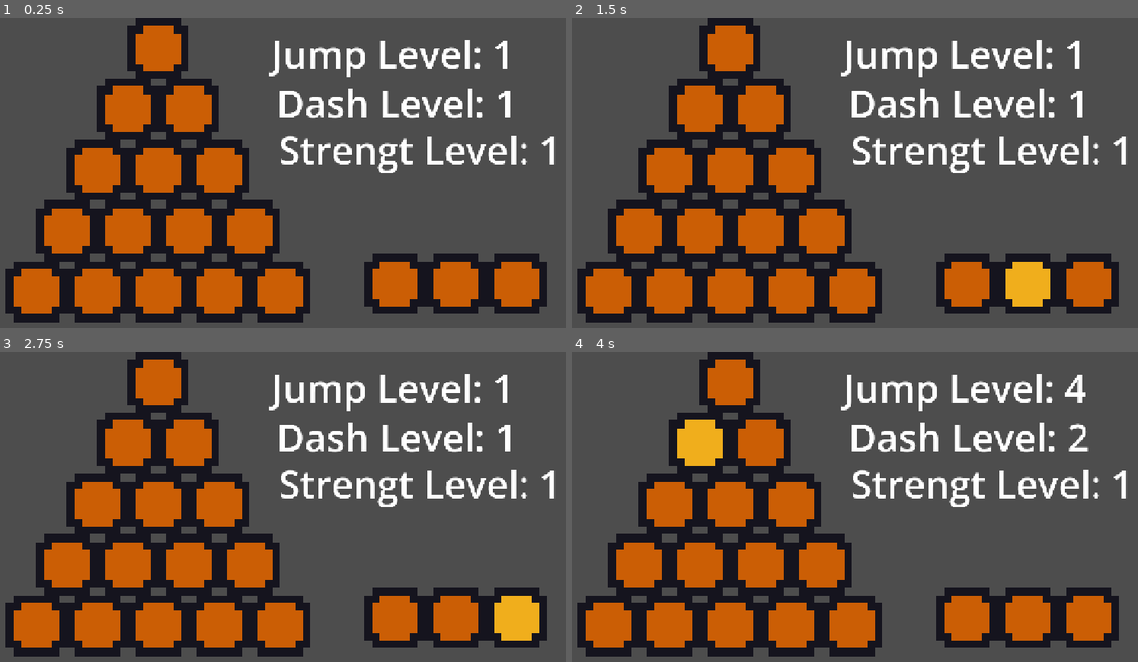
Above: before the commit, frames 1-4 (two rows, left to right).
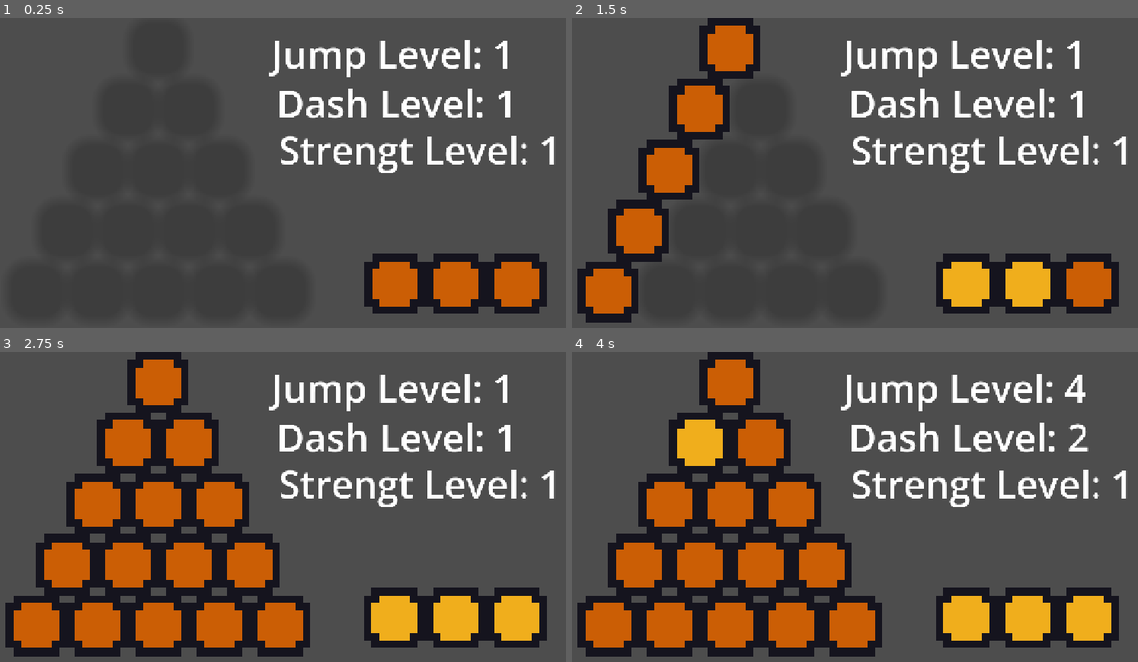
Above: after the commit, the same moments.

Repository: iboobey/coloor
Game: Godot game, scene res://scenes/skill_tree.tscn
Same seed, same stepped clock (60 frames per second), same inputs: the game is played once before the commit and once after it. The project has no main scene, so this scene is started directly.
Inputs (mouse positions are in pixels of both pictures, inside the frame that each line leads up to):
- Up to frame 1 (0.25 s): no input
- Up to frame 2 (1.5 s): click (962, 284) at 0.5 s; click (1024, 281) at 1.25 s
- Up to frame 3 (2.75 s): click (520, 615) at 2 s
- Up to frame 4 (4 s): click (730, 383) at 2.75 s; click (702, 441) at 3.5 s

The runs differ from the first frame. In frame 1, 30% of the frame differs, in the area x 0-55%, y 0-99%; in frame 2, 21%; in frame 3, 2.1%; in frame 4, 3.1%.

Commit message:
Progressed Skill Tree

Diff:
--- a/project.godot
+++ b/project.godot
@@ -11,7 +11,7 @@
 [application]
 
 config/name="Coloor"
-config/features=PackedStringArray("4.8", "GL Compatibility")
+config/features=PackedStringArray("4.7", "GL Compatibility")
 config/icon="res://icon.svg"
 
 [display]
--- a/scenes/skill_tree.tscn
+++ b/scenes/skill_tree.tscn
@@ -28,6 +28,7 @@
 theme_override_constants/separation = 0
 
 [node name="Row5Button1" type="Button" parent="SkillTree/ButtonArrangement/Row5" unique_id=1574208358]
+unique_name_in_owner = true
 custom_minimum_size = Vector2(8, 8)
 custom_maximum_size = Vector2(8, 8)
 layout_mode = 2
@@ -42,6 +43,7 @@
 theme_override_constants/separation = 0
 
 [node name="Row4Button1" type="Button" parent="SkillTree/ButtonArrangement/Row4" unique_id=869472832]
+unique_name_in_owner = true
 custom_minimum_size = Vector2(8, 8)
 custom_maximum_size = Vector2(8, 8)
 layout_mode = 2
@@ -51,6 +53,7 @@
 button_group = ExtResource("2_a302t")
 
 [node name="Row4Button2" type="Button" parent="SkillTree/ButtonArrangement/Row4" unique_id=1881124604]
+unique_name_in_owner = true
 custom_minimum_size = Vector2(8, 8)
 custom_maximum_size = Vector2(8, 8)
 layout_mode = 2
@@ -65,6 +68,7 @@
 theme_override_constants/separation = 0
 
 [node name="Row3Button1" type="Button" parent="SkillTree/ButtonArrangement/Row3" unique_id=1110575212]
+unique_name_in_owner = true
 custom_minimum_size = Vector2(8, 8)
 custom_maximum_size = Vector2(8, 8)
 layout_mode = 2
@@ -74,6 +78,7 @@
 button_group = ExtResource("2_a302t")
 
 [node name="Row3Button2" type="Button" parent="SkillTree/ButtonArrangement/Row3" unique_id=1689611552]
+unique_name_in_owner = true
 custom_minimum_size = Vector2(8, 8)
 custom_maximum_size = Vector2(8, 8)
 layout_mode = 2
@@ -83,6 +88,7 @@
 button_group = ExtResource("2_a302t")
 
 [node name="Row3Button3" type="Button" parent="SkillTree/ButtonArrangement/Row3" unique_id=276599803]
+unique_name_in_owner = true
 custom_minimum_size = Vector2(8, 8)
 custom_maximum_size = Vector2(8, 8)
 layout_mode = 2
@@ -97,6 +103,7 @@
 theme_override_constants/separation = 0
 
 [node name="Row2Button1" type="Button" parent="SkillTree/ButtonArrangement/Row2" unique_id=1437143242]
+unique_name_in_owner = true
 custom_minimum_size = Vector2(8, 8)
 custom_maximum_size = Vector2(8, 8)
 layout_mode = 2
@@ -106,6 +113,7 @@
 button_group = ExtResource("2_a302t")
 
 [node name="Row2Button2" type="Button" parent="SkillTree/ButtonArrangement/Row2" unique_id=406661320]
+unique_name_in_owner = true
 custom_minimum_size = Vector2(8, 8)
 custom_maximum_size = Vector2(8, 8)
 layout_mode = 2
@@ -115,6 +123,7 @@
 button_group = ExtResource("2_a302t")
 
 [node name="Row2Button3" type="Button" parent="SkillTree/ButtonArrangement/Row2" unique_id=915088637]
+unique_name_in_owner = true
 custom_minimum_size = Vector2(8, 8)
 custom_maximum_size = Vector2(8, 8)
 layout_mode = 2
@@ -124,6 +133,7 @@
 button_group = ExtResource("2_a302t")
 
 [node name="Row2Button4" type="Button" parent="SkillTree/ButtonArrangement/Row2" unique_id=308257235]
+unique_name_in_owner = true
 custom_minimum_size = Vector2(8, 8)
 custom_maximum_size = Vector2(8, 8)
 layout_mode = 2
@@ -138,6 +148,7 @@
 theme_override_constants/separation = 0
 
 [node name="Row1Button1" type="Button" parent="SkillTree/ButtonArrangement/Row1" unique_id=1315318979]
+unique_name_in_owner = true
 custom_minimum_size = Vector2(8, 8)
 custom_maximum_size = Vector2(8, 8)
 layout_mode = 2
@@ -147,6 +158,7 @@
 button_group = ExtResource("2_a302t")
 
 [node name="Row1Button2" type="Button" parent="SkillTree/ButtonArrangement/Row1" unique_id=1889585837]
+unique_name_in_owner = true
 custom_minimum_size = Vector2(8, 8)
 custom_maximum_size = Vector2(8, 8)
 layout_mode = 2
@@ -156,6 +168,7 @@
 button_group = ExtResource("2_a302t")
 
 [node name="Row1Button3" type="Button" parent="SkillTree/ButtonArrangement/Row1" unique_id=1032553454]
+unique_name_in_owner = true
 custom_minimum_size = Vector2(8, 8)
 custom_maximum_size = Vector2(8, 8)
 layout_mode = 2
@@ -165,6 +178,7 @@
 button_group = ExtResource("2_a302t")
 
 [node name="Row1Button4" type="Button" parent="SkillTree/ButtonArrangement/Row1" unique_id=427892921]
+unique_name_in_owner = true
 custom_minimum_size = Vector2(8, 8)
 custom_maximum_size = Vector2(8, 8)
 layout_mode = 2
@@ -174,6 +188,7 @@
 button_group = ExtResource("2_a302t")
 
 [node name="Row1Button5" type="Button" parent="SkillTree/ButtonArrangement/Row1" unique_id=1420800624]
+unique_name_in_owner = true
 custom_minimum_size = Vector2(8, 8)
 custom_maximum_size = Vector2(8, 8)
 layout_mode = 2
@@ -183,6 +198,7 @@
 button_group = ExtResource("2_a302t")
 
 [node name="Jump" type="Button" parent="SkillTree" unique_id=1216037708]
+unique_name_in_owner = true
 custom_minimum_size = Vector2(8, 8)
 custom_maximum_size = Vector2(8, 8)
 layout_mode = 0
@@ -193,9 +209,9 @@
 size_flags_horizontal = 3
 theme = ExtResource("3_tyjg3")
 toggle_mode = true
-button_group = ExtResource("2_a302t")
 
 [node name="Dash" type="Button" parent="SkillTree" unique_id=1205408577]
+unique_name_in_owner = true
 custom_minimum_size = Vector2(8, 8)
 custom_maximum_size = Vector2(8, 8)
 layout_mode = 0
@@ -206,9 +222,9 @@
 size_flags_horizontal = 3
 theme = ExtResource("3_tyjg3")
 toggle_mode = true
-button_group = ExtResource("2_a302t")
 
 [node name="Strength" type="Button" parent="SkillTree" unique_id=26103740]
+unique_name_in_owner = true
 custom_minimum_size = Vector2(8, 8)
 custom_maximum_size = Vector2(8, 8)
 layout_mode = 0
@@ -219,7 +235,6 @@
 size_flags_horizontal = 3
 theme = ExtResource("3_tyjg3")
 toggle_mode = true
-button_group = ExtResource("2_a302t")
 
 [node name="Jump" type="Label" parent="." unique_id=843595519]
 offset_left = 589.0
@@ -245,6 +260,6 @@
 theme_override_font_sizes/font_size = 80
 text = "label[]"
 
-[connection signal="pressed" from="SkillTree/Jump" to="." method="_on_jump_pressed"]
-[connection signal="pressed" from="SkillTree/Dash" to="." method="_on_dash_pressed"]
-[connection signal="pressed" from="SkillTree/Strength" to="." method="_on_strength_pressed"]
+[connection signal="toggled" from="SkillTree/Jump" to="." method="_on_jump_toggled"]
+[connection signal="toggled" from="SkillTree/Dash" to="." method="_on_dash_toggled"]
+[connection signal="toggled" from="SkillTree/Strength" to="." method="_on_strength_toggled"]
--- a/scripts/skill_tree.gd
+++ b/scripts/skill_tree.gd
@@ -7,8 +7,17 @@
 var strenght : int = ability_levels[1]     #right
 var dash : int = ability_levels[2]         #left
 
+var able_to_jump : bool = false
+var able_to_strength : bool = false
+var able_to_dash : bool = false
+
+
 
 func _ready() -> void:
+	for i in skill_tree_button_group.get_buttons():
+		i.disabled = true
+
+
 	skill_tree_button_group.pressed.connect(button_pressed)
 
 
@@ -41,18 +50,84 @@
 
 
 func _process(_delta: float) -> void:
+
+	button_able_disable()
+
 	$Jump.text = "Jump Level: " + str(ability_levels[0])
 	$Strength.text = "Strengt Level: " + str(ability_levels[1])
 	$Dash.text = "Dash Level: " + str(ability_levels[2])
 
 
-func _on_jump_pressed() -> void:
-	pass # Replace with function body.
+func button_able_disable():
+	if able_to_jump:
+		%Row5Button1.disabled = false
+	if able_to_dash:
+		%Row1Button1.disabled = false
+	if able_to_strength:
+		%Row1Button5.disabled = false
+	if able_to_dash and able_to_jump:
+		%Row5Button1.disabled = false
+		%Row4Button1.disabled = false
+		%Row3Button1.disabled = false
+		%Row2Button1.disabled = false
+		%Row1Button1.disabled = false
+	if able_to_jump and able_to_strength:
+		%Row5Button1.disabled = false
+		%Row4Button2.disabled = false
+		%Row3Button3.disabled = false
+		%Row2Button4.disabled = false
+		%Row1Button5.disabled = false
+	if able_to_strength and able_to_dash:
+		%Row1Button1.disabled = false
+		%Row1Button2.disabled = false
+		%Row1Button3.disabled = false
+		%Row1Button4.disabled = false
+		%Row1Button5.disabled = false
+	if able_to_dash and able_to_jump and able_to_strength:
+		for i in skill_tree_button_group.get_buttons():
+			i.disabled = false
 
 
-func _on_dash_pressed() -> void:
-	pass # Replace with function body.
+	if not(able_to_jump):
+		%Row5Button1.disabled = true
+	if not(able_to_dash):
+		%Row1Button1.disabled = true
+	if not(able_to_strength):
+		%Row1Button5.disabled = true
+	if not(able_to_dash and able_to_jump):
+		%Row4Button1.disabled = true
+		%Row3Button1.disabled = true
+		%Row2Button1.disabled = true
+	if not(able_to_jump and able_to_strength):
+		%Row4Button2.disabled = true
+		%Row3Button3.disabled = true
+		%Row2Button4.disabled = true
+	if not(able_to_strength and able_to_dash):
+		%Row1Button2.disabled = true
+		%Row1Button3.disabled = true
+		%Row1Button4.disabled = true
+	if not(able_to_dash and able_to_jump and able_to_strength):
+		%Row3Button2.disabled = true
+		%Row2Button2.disabled = true
+		%Row2Button3.disabled = true
 
 
-func _on_strength_pressed() -> void:
-	pass # Replace with function body.
+func _on_jump_toggled(toggled_on: bool) -> void:
+	if toggled_on == true:
+		able_to_jump = true
+	if toggled_on == false:
+		able_to_jump = false
+
+
+func _on_dash_toggled(toggled_on: bool) -> void:
+	if toggled_on == true:
+		able_to_dash = true
+	if toggled_on == false:
+		able_to_dash = false
+
+
+func _on_strength_toggled(toggled_on: bool) -> void:
+	if toggled_on == true:
+		able_to_strength = true
+	if toggled_on == false:
+		able_to_strength = false
Not shown, changed: graphics/SkillTreeButtonsTest.png.import
Not shown, changed: icon.svg.import
Not shown, added: addons/godot_super-wakatime/wakatime.zip
